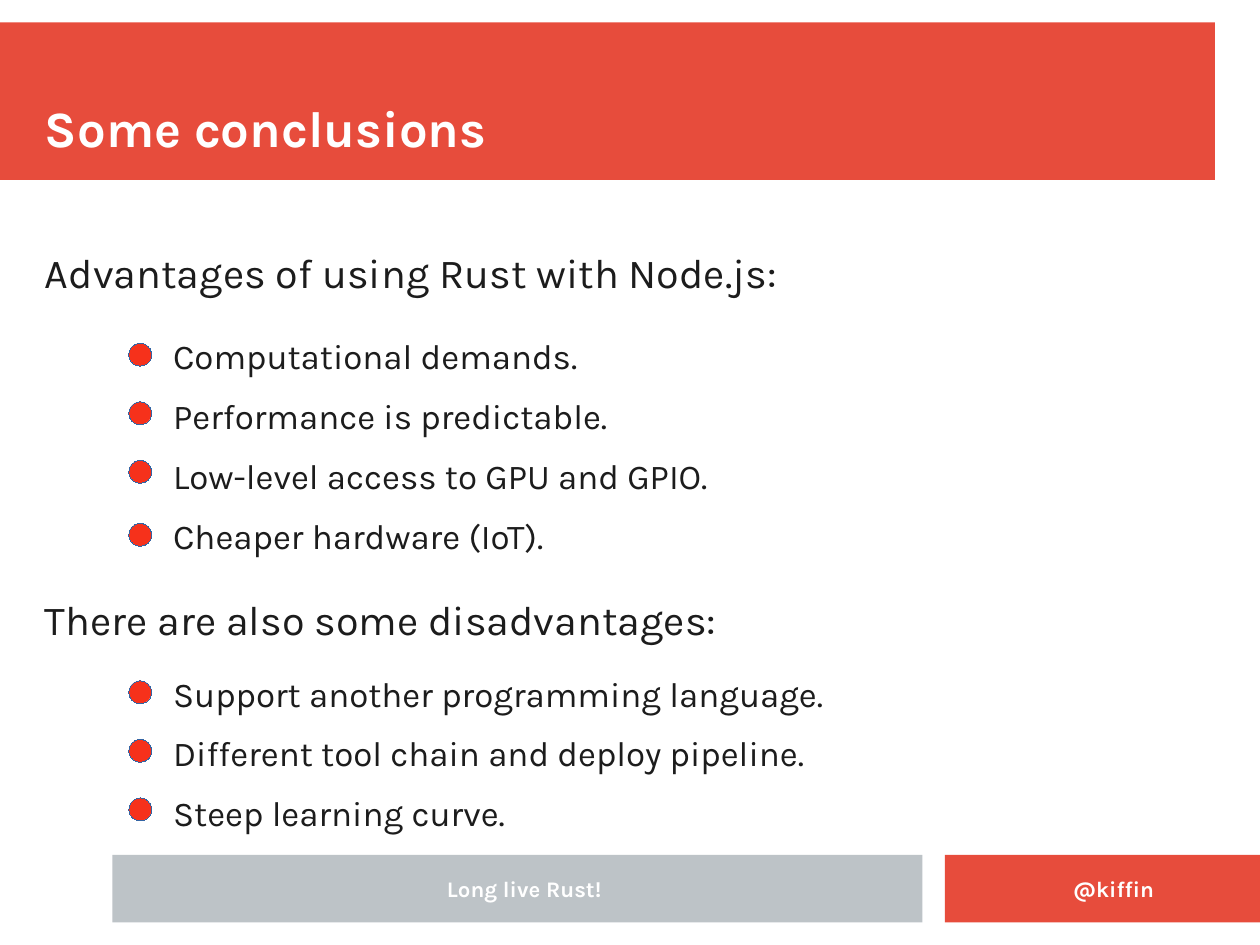
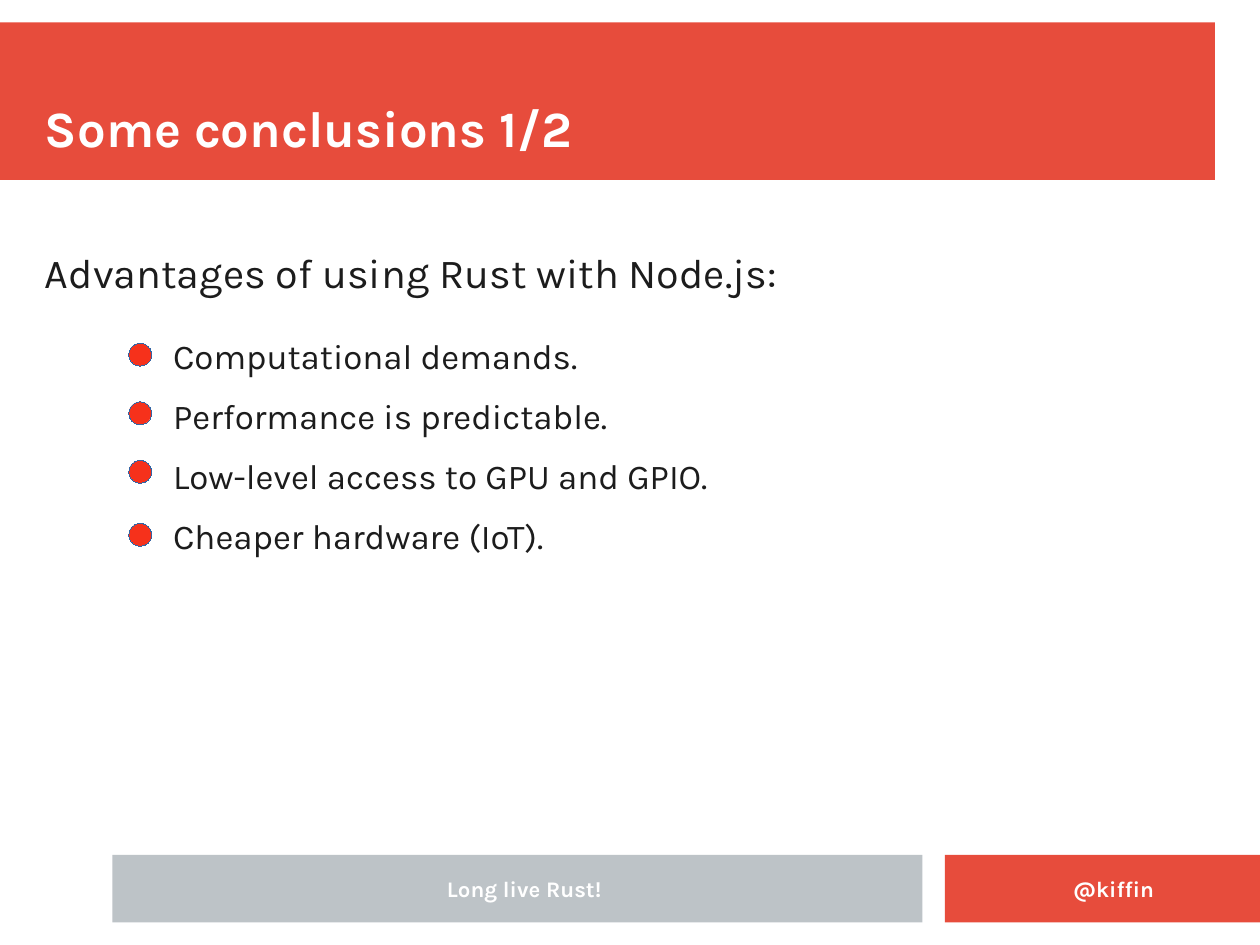
Before and after one commit to kgish/rust-node-addon-template, a slide deck: slide 19 of documents/Embedding-Rust-in-NodeJS-applications.odp (slide 12 before the commit). Drawn at 1260x945 pixels with LibreOffice and Linux fonts; fonts in the diff are those of the drawing; background and template pictures are left out. Boxes give left, top, right and bottom in pixels: in the first picture for what was removed or moved away, otherwise in the second. Text is boxed around its words. In the diff, an @@ line names an element or a change of style, - is before the commit and + after.

Commit message:
Updated the presentation.

```diff
--- a/documents/Embedding-Rust-in-NodeJS-applications.odp
+++ b/documents/Embedding-Rust-in-NodeJS-applications.odp
@@ title at box(45, 109, 572, 151): text changed @@
-Some conclusions
+Some conclusions 1/2
@@ text removed at box(45, 606, 716, 645) @@
-There are also some disadvantages:
@@ ellipse removed at box(129, 681, 152, 704) @@
@@ text removed at box(173, 683, 823, 835) @@
-  Support another programming language.
-  Different tool chain and deploy pipeline.
-  Steep learning curve.
@@ ellipse removed at box(129, 740, 152, 763) @@
@@ ellipse removed at box(129, 798, 152, 821) @@
```
Also in this commit, not shown: 7 other slides changed, 9 slides added.
